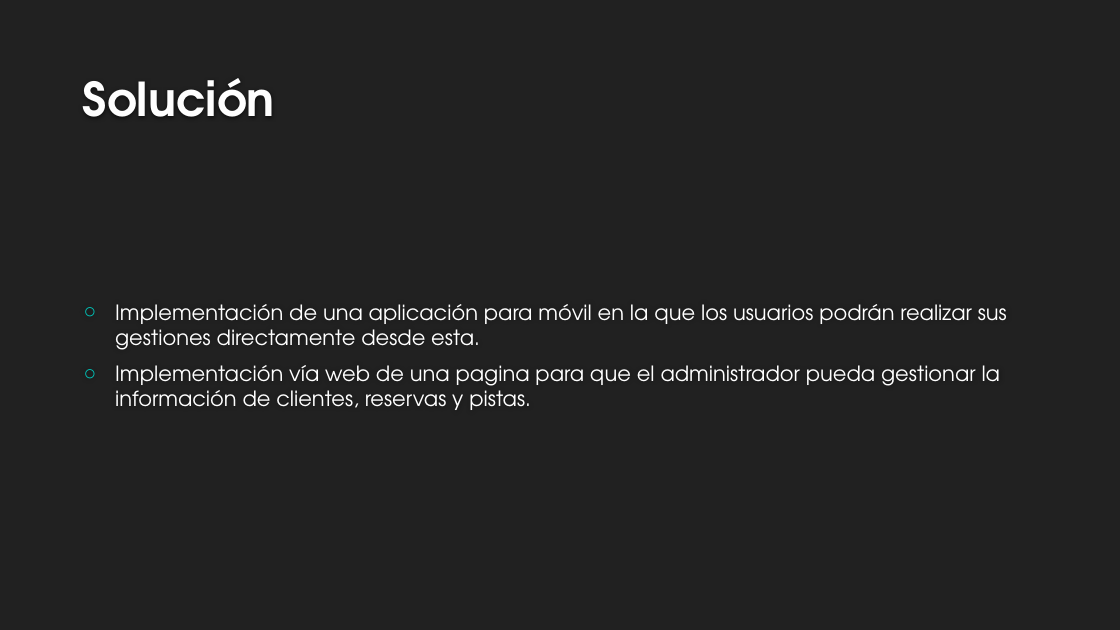
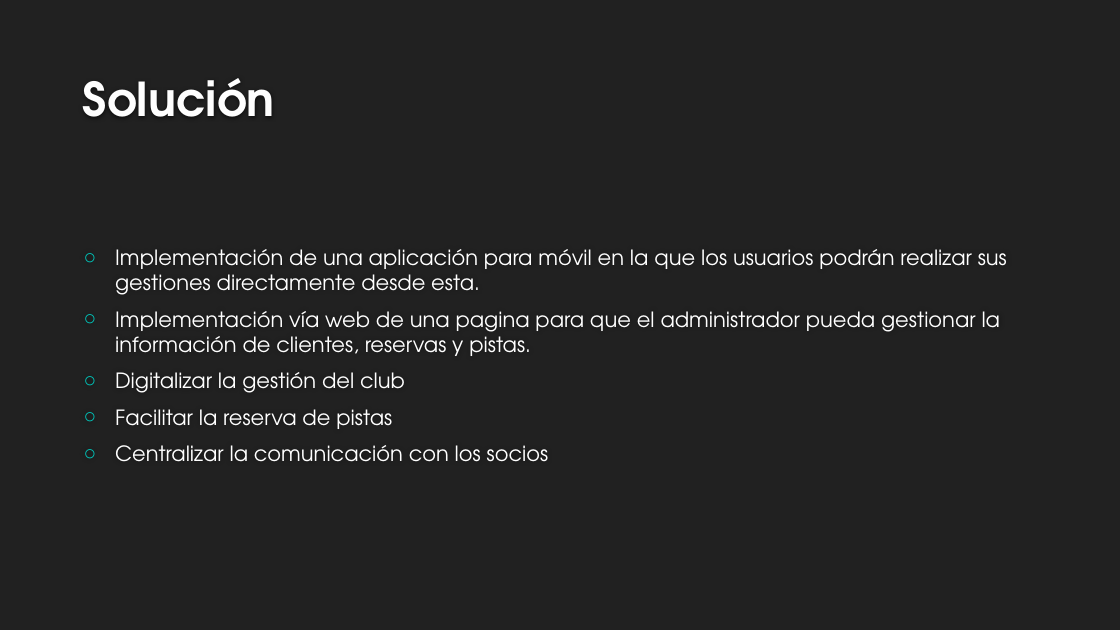
Before and after one commit to davidborja732/Curso_25-26_2, a slide deck: slide 5 of Proyecto Intermodular/Presentacion Ejecutiva/Presentación ejecutiva proyecto Inter modular.pptx (slide 3 before the commit). Drawn at 1120x630 pixels with LibreOffice and Linux fonts; fonts in the diff are those of the drawing; background and template pictures are left out. Boxes give left, top, right and bottom in pixels: in the first picture for what was removed or moved away, otherwise in the second. Text is boxed around its words. In the diff, an @@ line names an element or a change of style, - is before the commit and + after.

```diff
--- a/Proyecto Intermodular/Presentacion Ejecutiva/Presentación ejecutiva proyecto Inter modular.pptx
+++ b/Proyecto Intermodular/Presentacion Ejecutiva/Presentación ejecutiva proyecto Inter modular.pptx
@@ text at (115, 372, 549, 462): paragraphs added @@
+○ Digitalizar la gestión del club
+○ Facilitar la reserva de pistas
+○ Centralizar la comunicación con los socios
```
Also in this commit, not shown: 2 other slides changed, 9 slides added, 4 other files.
